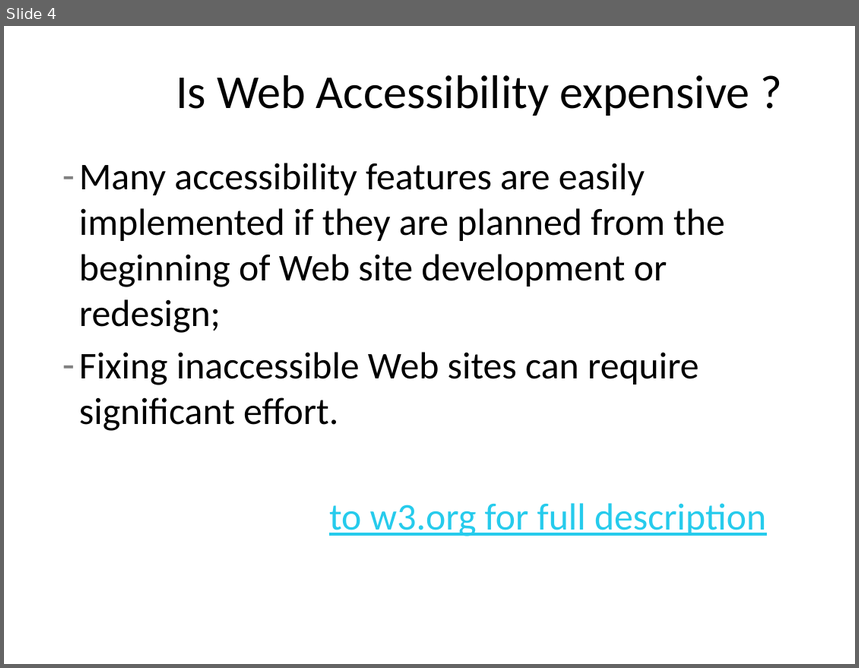
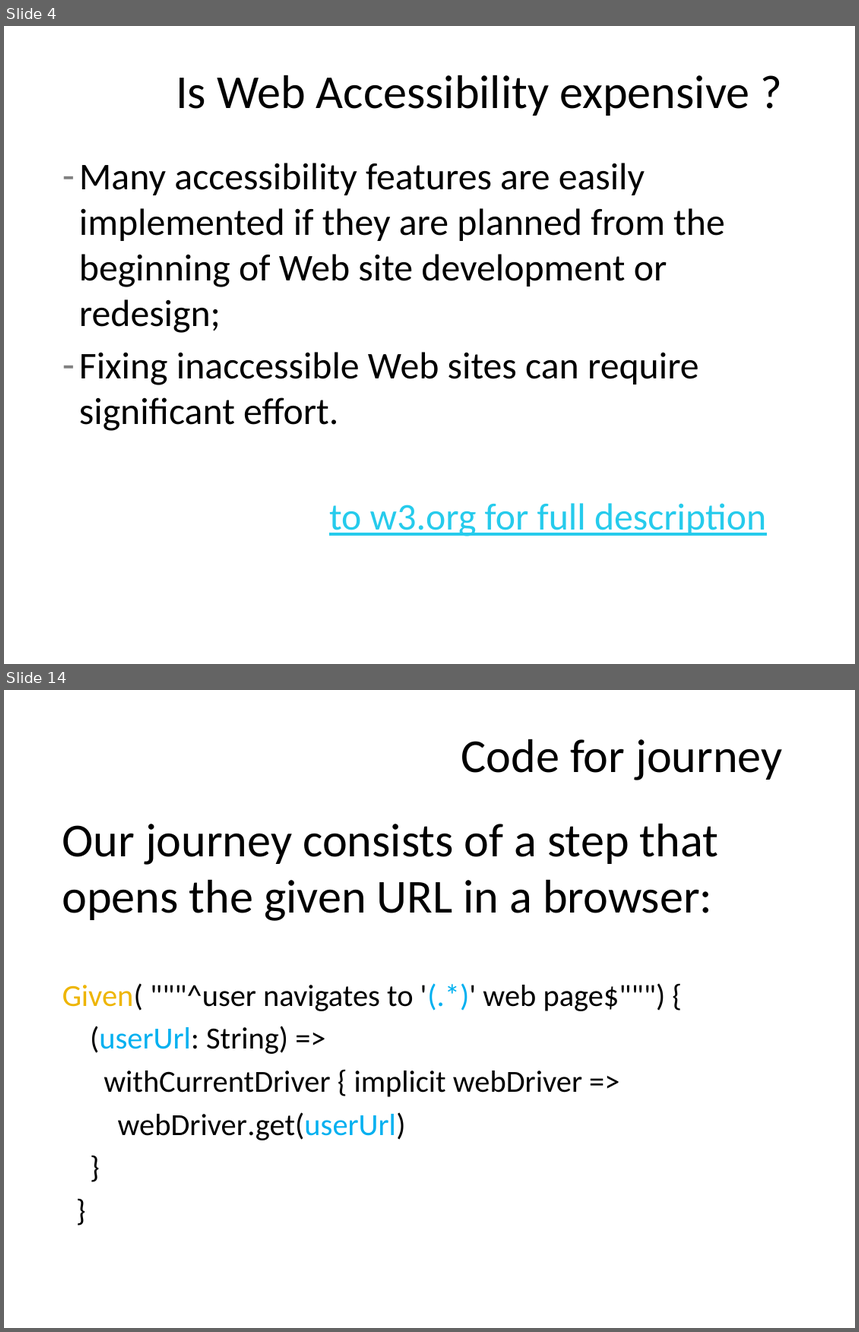
Before and after one commit to kristapsmelderis/tapost-2015-accessibility, a slide deck: tapost-2015-accessibility.pptx. Shown one above the other, each under a label of ours: slide 4 before the commit, slides 4 and 14 after it; the slides between them are not shown. The pictures are 859x668 and 859x1332 pixels, drawn with LibreOffice and Linux fonts; fonts in the diff are those of the drawing; background and template pictures are left out. Boxes give left, top, right and bottom in pixels: in the first picture for what was removed or moved away, otherwise in the second. Text is boxed around its words. In the diff, an @@ line names an element or a change of style, - is before the commit and + after.

```diff
--- a/tapost-2015-accessibility.pptx
+++ b/tapost-2015-accessibility.pptx
@@ slide 14 added at (4, 690, 855, 1328), background #FFFFFF @@
@@ title added at (462, 739, 782, 780), 40 pt, text #000000 @@
+Code for journey
@@ text added at (63, 823, 718, 1141), 26 pt, text #000000 @@
+Our journey consists of a step that opens the given URL in a browser:
+Given( """^user navigates to '(.*)' web page$""") {
+(userUrl: String) =>
+withCurrentDriver { implicit webDriver =>
+webDriver.get(userUrl)
+}
+}
```
Also in this commit, not shown: 8 slides changed, 6 other slides added, 11 other files.
